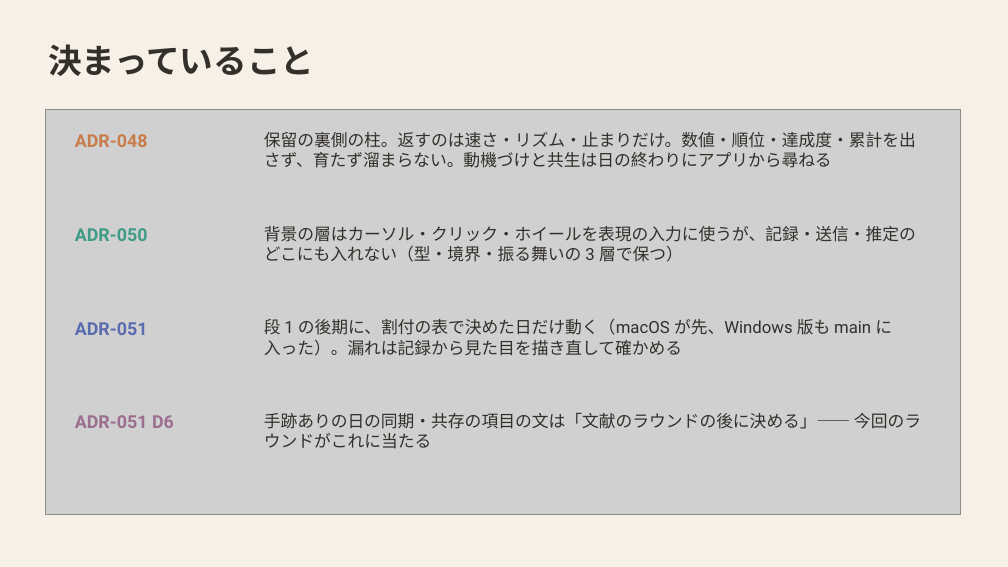
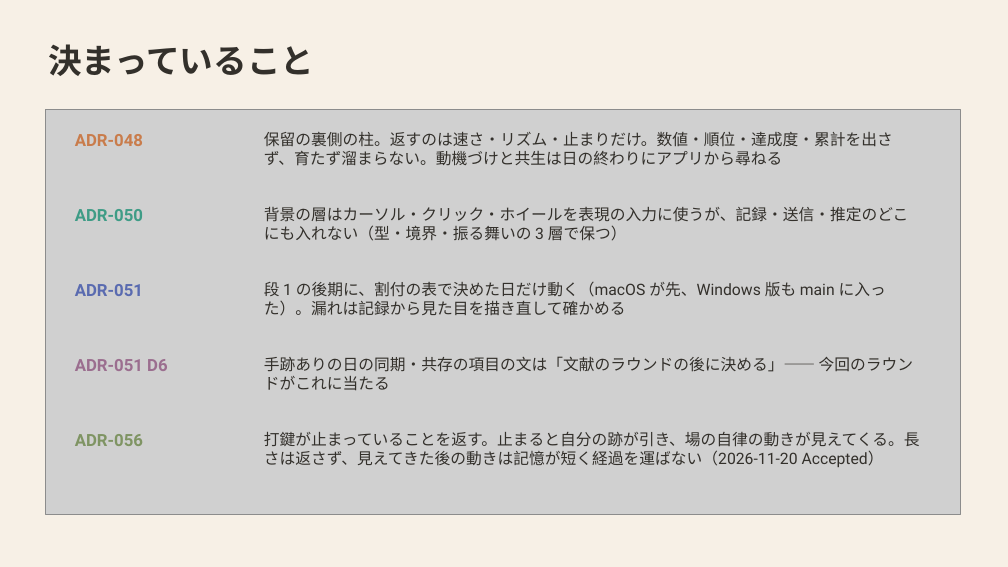
Before and after one commit to mikotomiura/GSE-prototype, a slide deck: slide 8 of docs/slides/project-overview/GSE_handmark_design.pptx (slide 7 before the commit). Drawn at 1008x567 pixels with LibreOffice and Linux fonts; fonts in the diff are those of the drawing; grey boxes stand for pictures. Boxes give left, top, right and bottom in pixels: in the first picture for what was removed or moved away, otherwise in the second. Text is boxed around its words. In the diff, an @@ line names an element or a change of style, - is before the commit and + after.

```diff
--- a/docs/slides/project-overview/GSE_handmark_design.pptx
+++ b/docs/slides/project-overview/GSE_handmark_design.pptx
@@ text "ADR-050": place and size @@
-text "ADR-050" at (75,228,148,241)
+text "ADR-050" at (75,209,143,221)
@@ text "背景の層はカーソル・クリック・ホイールを表現の入力に使うが、記録・送信・推定のどこにも入れない（型・境界・振る舞いの 3 ...": place and size @@
-text "背景の層はカーソル・クリック・ホイールを表現の入力に使うが、記録・送信・推定のどこにも入れない（型・境界・振る舞いの 3 ..." at (264,226,916,262)
+text "背景の層はカーソル・クリック・ホイールを表現の入力に使うが、記録・送信・推定のどこにも入れない（型・境界・振る舞いの 3 ..." at (264,207,909,241)
@@ text "ADR-051": place and size @@
-text "ADR-051" at (75,322,148,335)
+text "ADR-051" at (75,284,143,296)
@@ text "段 1 の後期に、割付の表で決めた日だけ動く（macOS が先、Windows 版も ...": place and size @@
-text "段 1 の後期に、割付の表で決めた日だけ動く（macOS が先、Windows 版も ..." at (264,319,892,356)
+text "段 1 の後期に、割付の表で決めた日だけ動く（macOS が先、Windows 版も ..." at (264,282,886,316)
@@ size 17 to 16 pt in 4 elements at (75,134,143,146), (75,209,143,221), (75,284,143,296), (75,359,167,371) @@
@@ text "ADR-051 D6": place and size @@
-text "ADR-051 D6" at (75,415,174,428)
+text "ADR-051 D6" at (75,359,167,371)
@@ size 16 to 15 pt in 4 elements at (264,132,893,166), (264,207,909,241), (264,282,886,316), (264,356,914,391) @@
@@ text "手跡ありの日の同期・共存の項目の文は「文献のラウンドの後に決める」—— 今回のラウンドがこれに当たる": place and size @@
-text "手跡ありの日の同期・共存の項目の文は「文献のラウンドの後に決める」—— 今回のラウンドがこれに当たる" at (264,413,921,449)
+text "手跡ありの日の同期・共存の項目の文は「文献のラウンドの後に決める」—— 今回のラウンドがこれに当たる" at (264,356,914,391)
@@ text added at (75,434,143,446), 16 pt, text #7F9463, bold @@
+ADR-056
@@ text added at (264,432,920,467), 15 pt, text #33302B @@
+打鍵が止まっていることを返す。止まると自分の跡が引き、場の自律の動きが見えてくる。長さは返さず、見えてきた後の動きは記憶が短く経過を運ばない（2026-11-20 Accepted）
```
Also in this commit, not shown: 14 other slides changed, 3 slides added, 12 other files.
